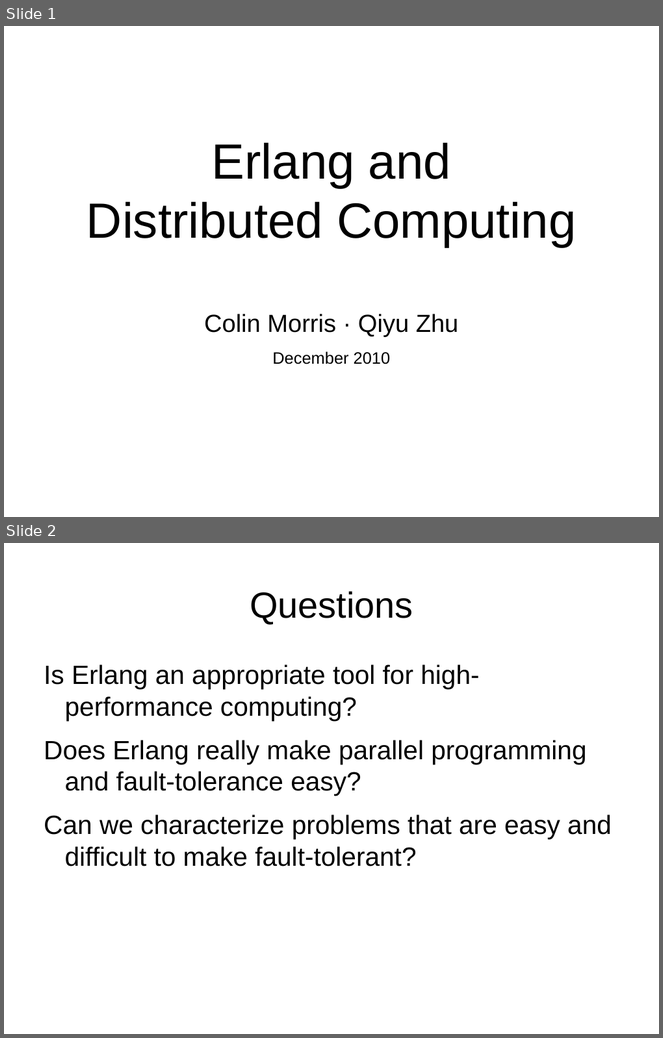
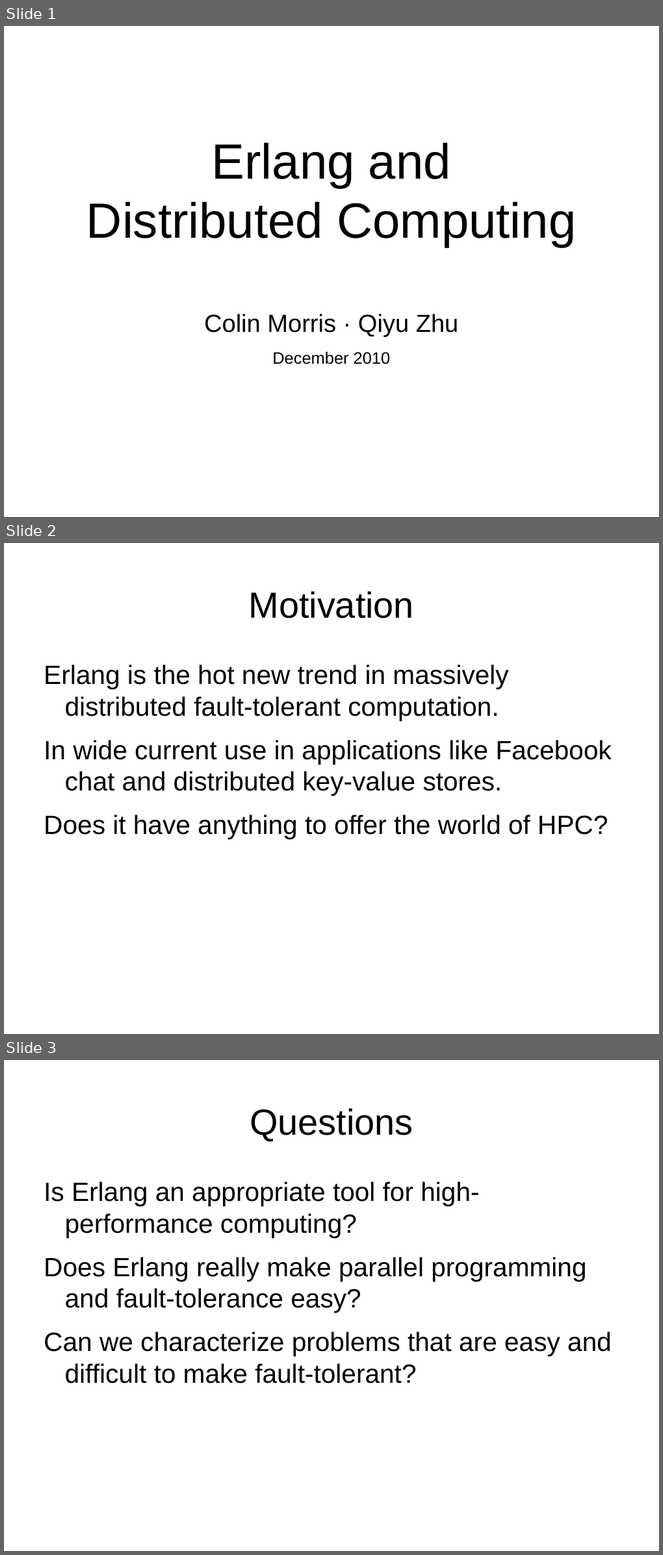
Before and after one commit to FractalDesigns/cowichan-1, a slide deck: miscellaneous/2010-12/slides.odp. Shown one above the other, each under a label of ours: slides 1 and 2 before the commit, slides 1, 2 and 3 after it. The pictures are 663x1038 and 663x1555 pixels, drawn with LibreOffice and Linux fonts; fonts in the diff are those of the drawing; background and template pictures are left out. Boxes give left, top, right and bottom in pixels: in the first picture for what was removed or moved away, otherwise in the second. Text is boxed around its words. In the diff, an @@ line names an element or a change of style, - is before the commit and + after.

```diff
--- a/miscellaneous/2010-12/slides.odp
+++ b/miscellaneous/2010-12/slides.odp
@@ slide 2 added at <box>4,543,659,1034</box>, background picture (left out) @@
@@ title added at <box>249,591,414,618</box>, 44 pt, text #000000 @@
+Motivation
@@ text added at <box>44,665,612,839</box>, 32 pt, text #000000 @@
+Erlang is the hot new trend in massively distributed fault-tolerant computation.
+In wide current use in applications like Facebook chat and distributed key-value stores.
+Does it have anything to offer the world of HPC?
@@ what was slide 2 is now slide 3 @@
```
Also in this commit, not shown: 12 slides changed, 1 other slide added, 2 slides removed, 3 other files.
